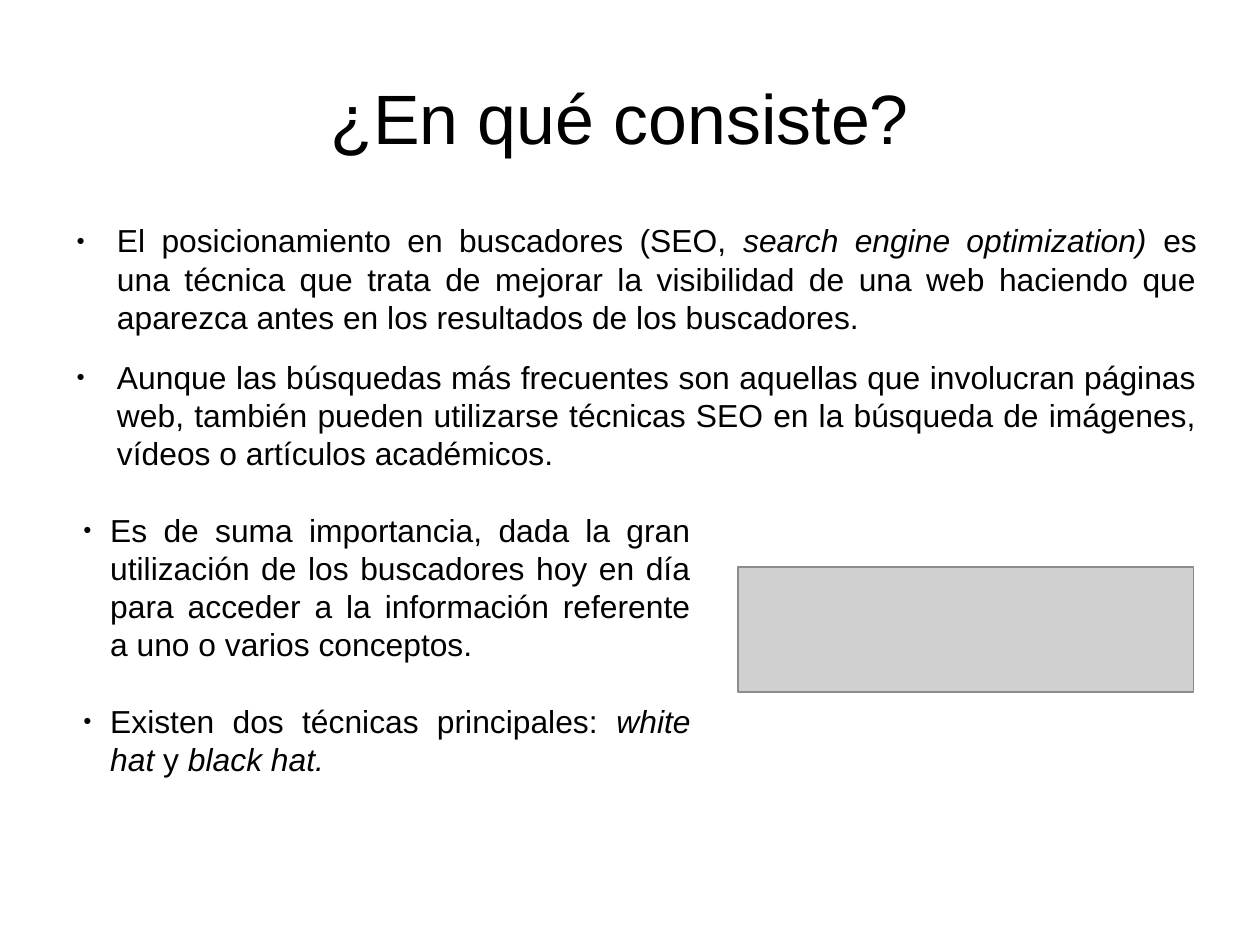
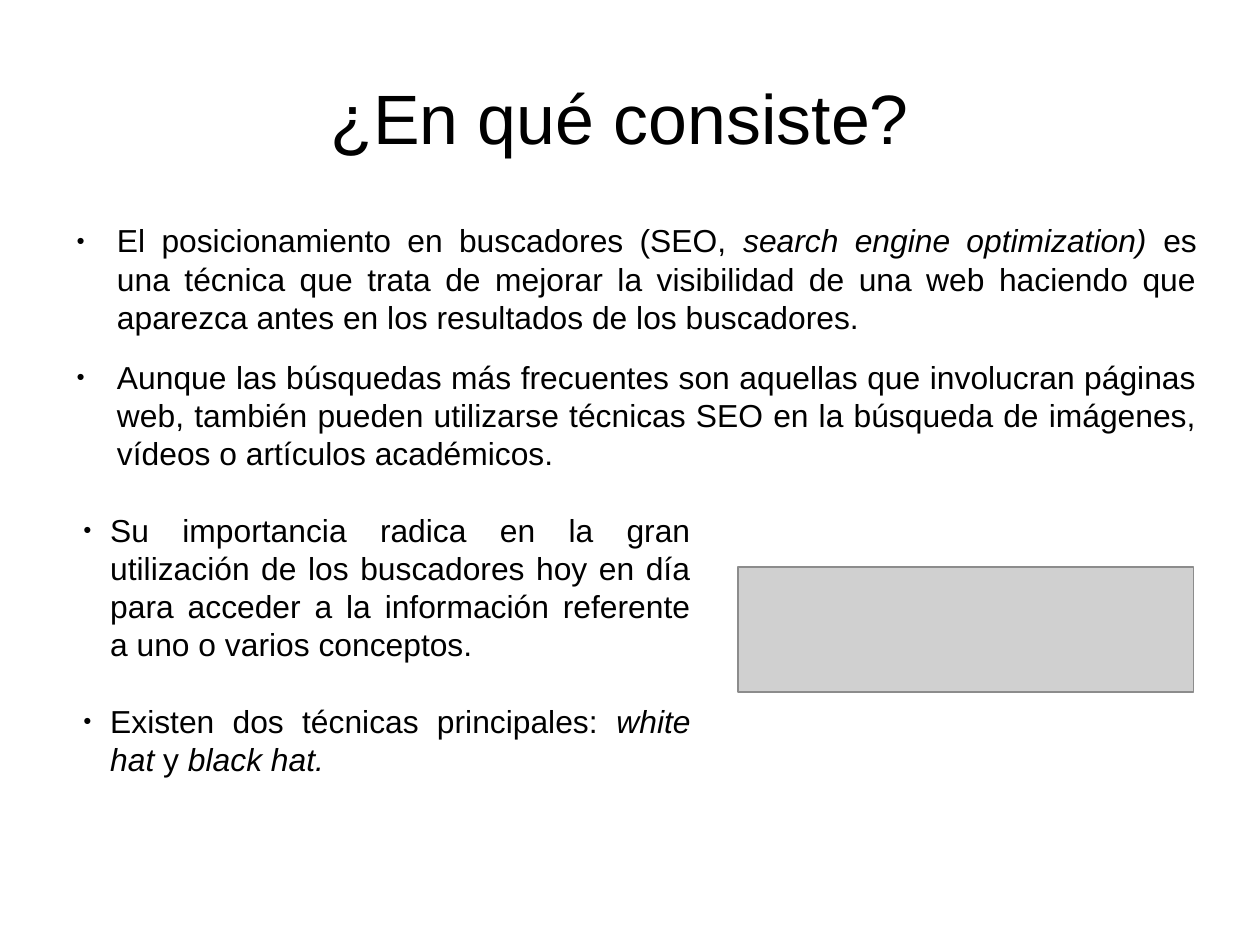
Before and after one commit to Lothar94/Recuperacion_Informacion, a slide deck: slide 3 of Practica 1/PresentaciónPB.odp. Drawn at 1260x945 pixels with LibreOffice and Linux fonts; fonts in the diff are those of the drawing; grey boxes stand for pictures. Boxes give left, top, right and bottom in pixels: in the first picture for what was removed or moved away, otherwise in the second. Text is boxed around its words. In the diff, an @@ line names an element or a change of style, - is before the commit and + after.

```diff
--- a/Practica 1/PresentaciónPB.odp
+++ b/Practica 1/PresentaciónPB.odp
@@ text at [110, 519, 691, 662]: text changed @@
-● Es de suma importancia, dada la gran utilización de los buscadores hoy en día para acceder a la información referente a uno o varios conceptos.
+● Su importancia radica en la gran utilización de los buscadores hoy en día para acceder a la información referente a uno o varios conceptos.
```
Also in this commit, not shown: 2 other slides changed, 1 other file.
